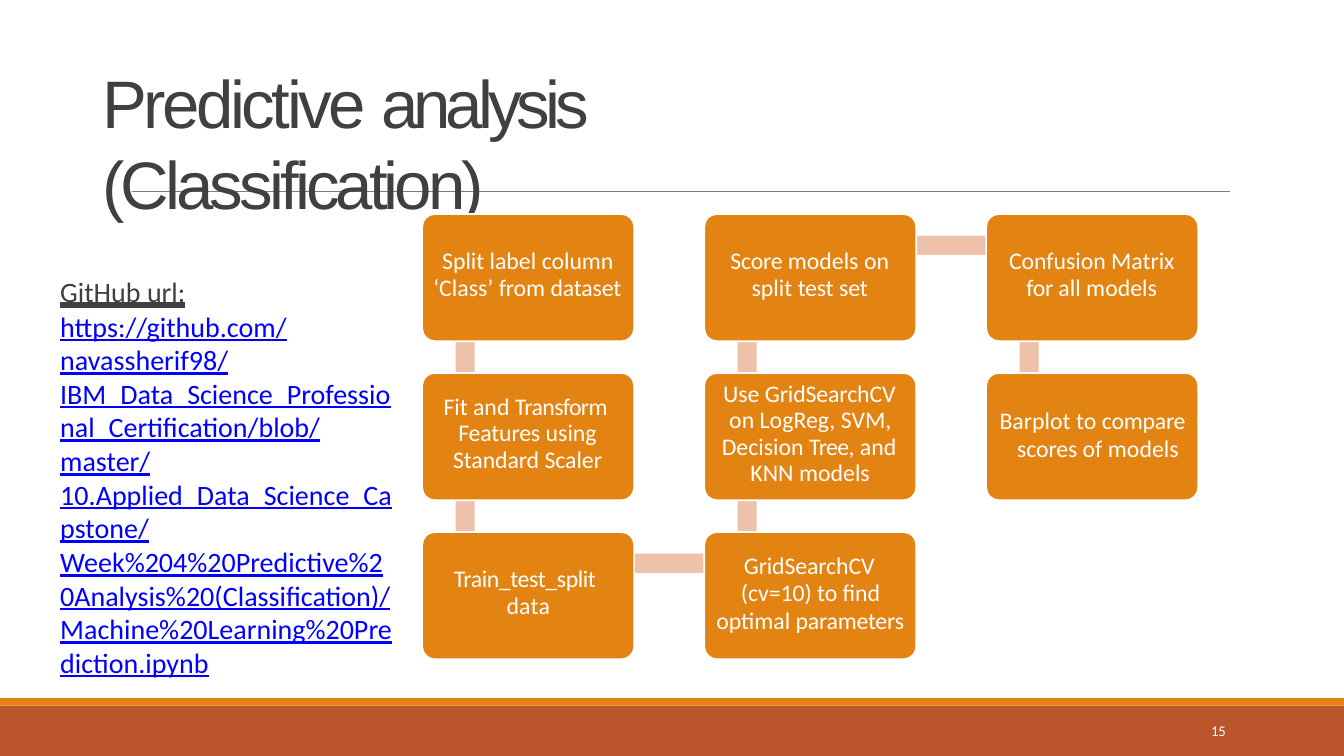
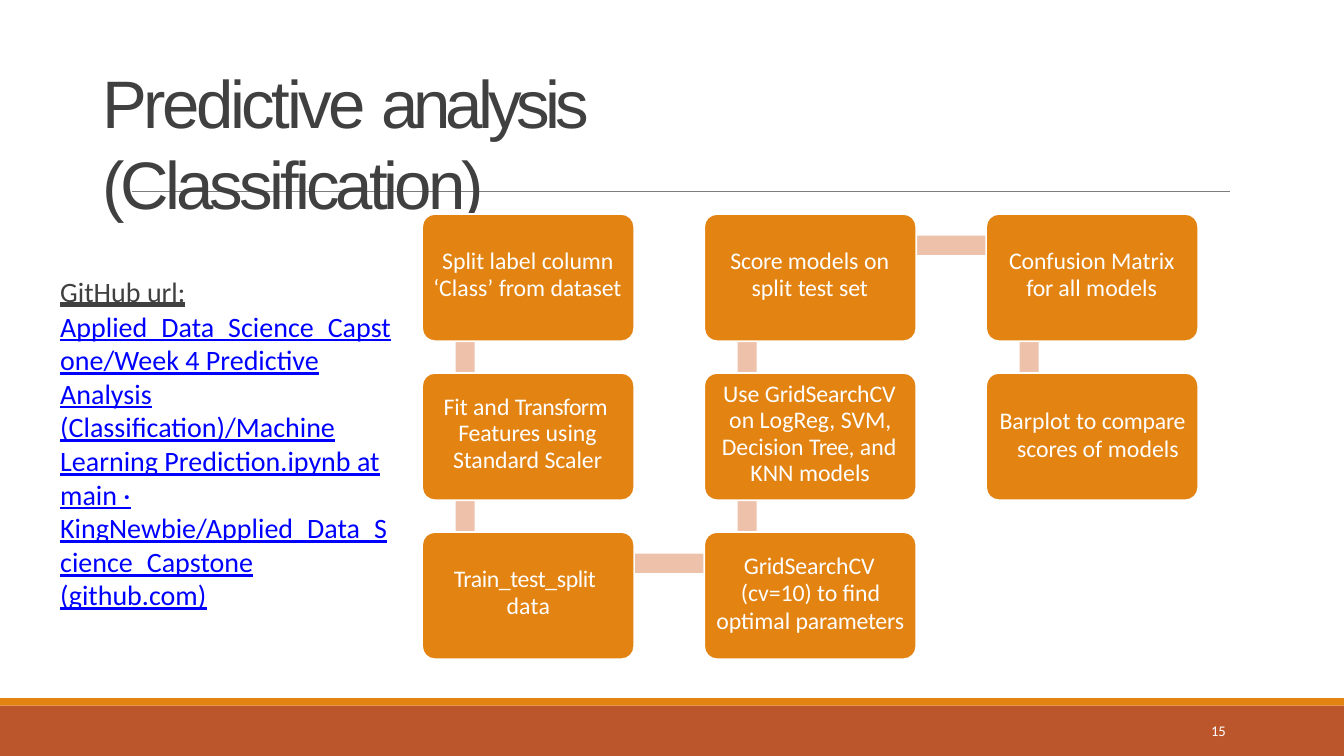
Before and after one commit to KingNewbie/Applied_Data_Science_Capstone, a slide deck: slide 15 of Week 5 Present Your Data-Driven Insights/Data Science Journey.pptx. Drawn at 1344x756 pixels with LibreOffice and Linux fonts; fonts in the diff are those of the drawing. Boxes give left, top, right and bottom in pixels: in the first picture for what was removed or moved away, otherwise in the second. Text is boxed around its words. In the diff, an @@ line names an element or a change of style, - is before the commit and + after.

```diff
--- a/Week 5 Present Your Data-Driven Insights/Data Science Journey.pptx
+++ b/Week 5 Present Your Data-Driven Insights/Data Science Journey.pptx
@@ text at bbox=[60, 317, 391, 610]: text changed @@
-https://github.com/navassherif98/IBM_Data_Science_Professional_Certification/blob/master/10.Applied_Data_Science_Capstone/Week%204%20Predictive%20Analysis%20(Classification)/Machine%20Learning%20Prediction.ipynb
+Applied_Data_Science_Capstone/Week 4 Predictive Analysis (Classification)/Machine Learning Prediction.ipynb at main · KingNewbie/Applied_Data_Science_Capstone (github.com)
```
Also in this commit, not shown: 7 other slides changed.
